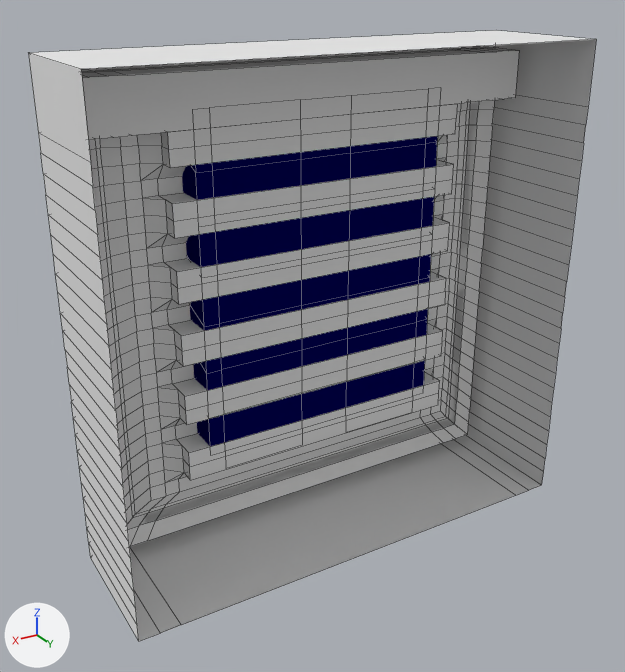
What one commit did to the Blender file Models/puzzlepanel3.blend.
The view is the same before and after, from a camera (50 mm lens) standing at (0.552, 0.94, 0.405) and looking at (0.025, 0.06, -0.035). The lights are fixed; the arrows at lower left show +X, +Y and +Z. The first picture is the older version. Mesh edges are drawn as thin lines.

In view in the first picture: 'chipset_mesh', 'relay_panel_base', 'relay_panel_cover'.
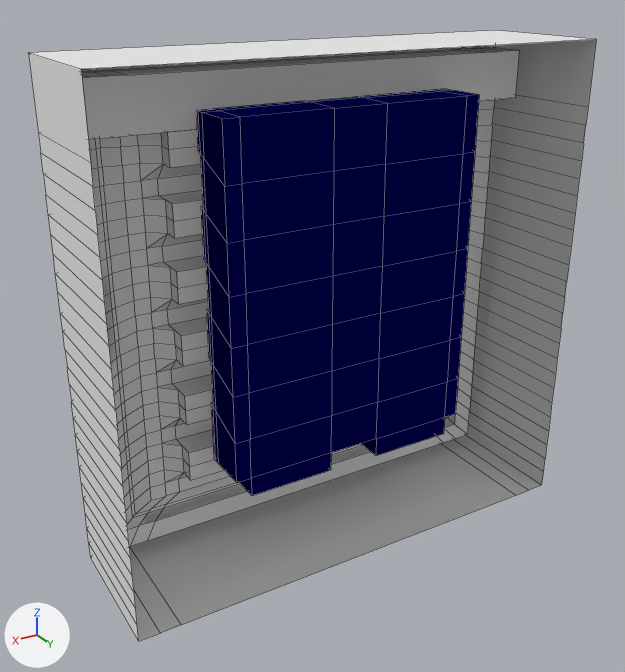
The change, as a list of edits to the scene's bpy script:
```text
Change ob_chipset_mesh:
    ob_chipset_mesh.location: (0.0, 0.009, 0.0) -> (0.0, 0.082, 0.0)
```

Location of each change, (x1, y1, x2, y2) in pixels of the pictures (625 x 672 px):
'chipset_mesh', moved: before (182, 136, 438, 447); after (196, 89, 479, 496)
